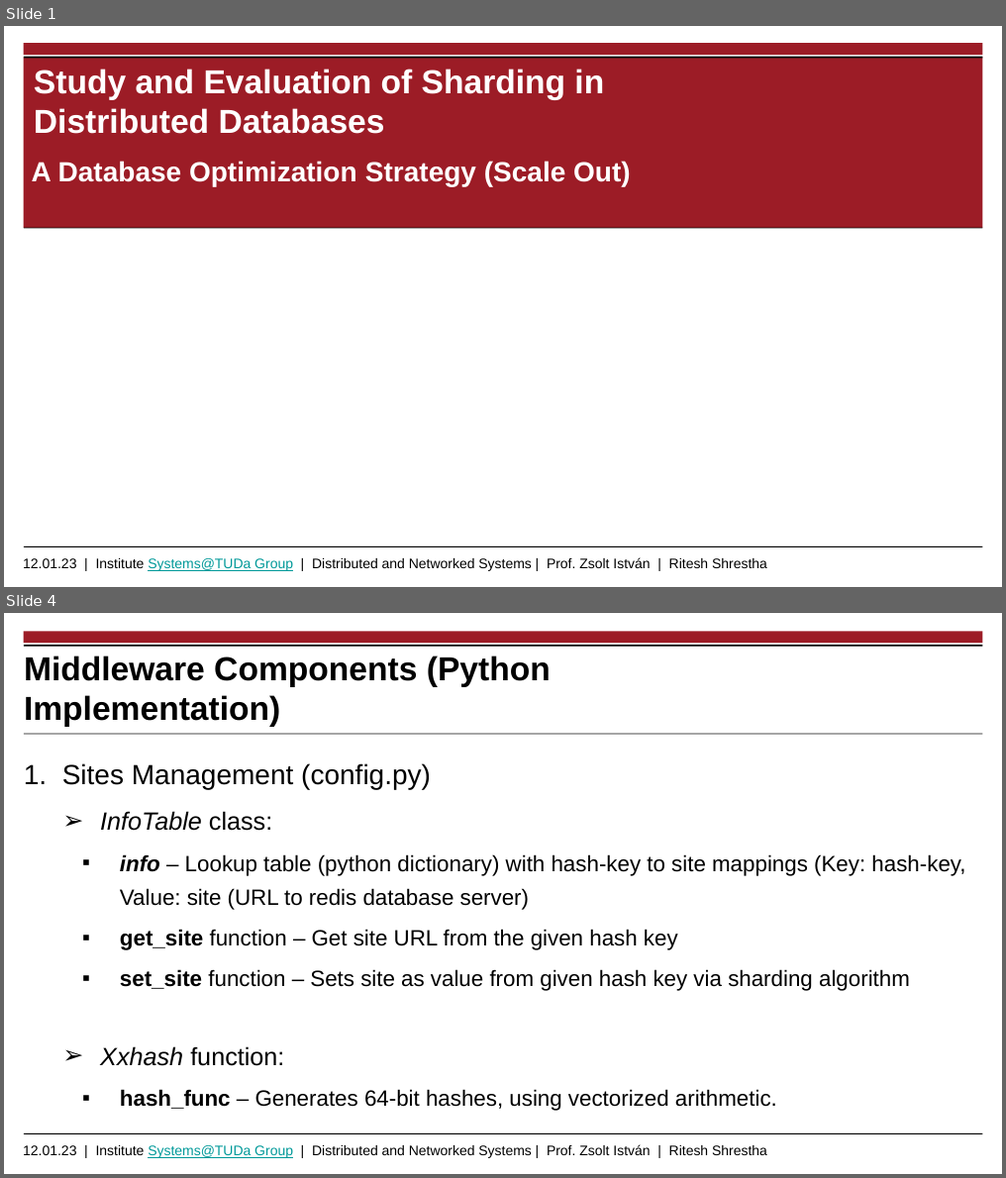
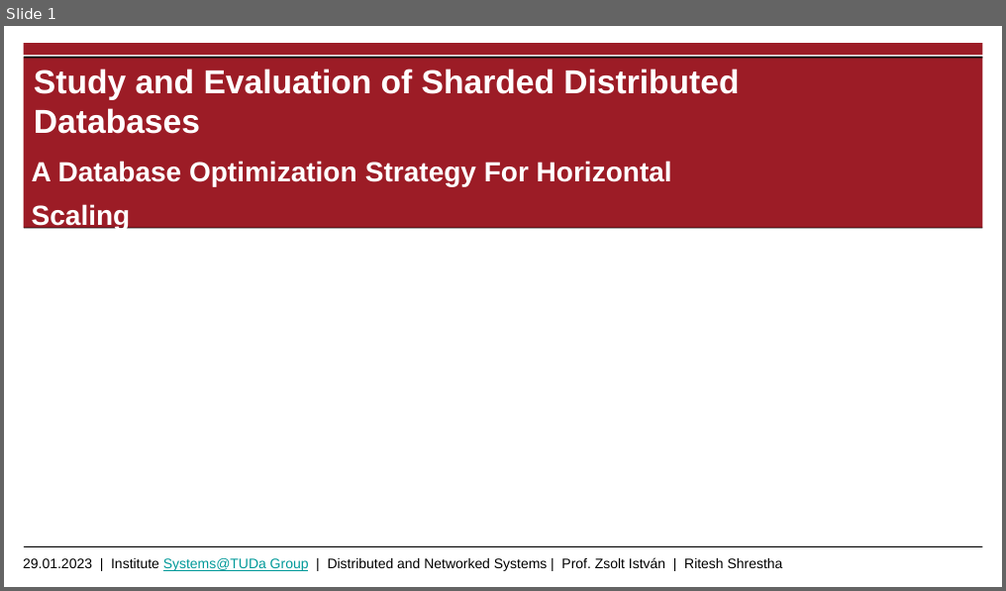
Before and after one commit to riteshCodes/sharded-distributed-databases, a slide deck: Documentation/Thesis_Presentation_Shrestha_Ritesh.pptx. Shown one above the other, each under a label of ours: slides 1 and 4 before the commit, slide 1 after it; the slides between them are not shown. The pictures are 1006x1178 and 1006x591 pixels, drawn with LibreOffice and Linux fonts; fonts in the diff are those of the drawing; background and template pictures are left out. Boxes give left, top, right and bottom in pixels: in the first picture for what was removed or moved away, otherwise in the second. Text is boxed around its words. In the diff, an @@ line names an element or a change of style, - is before the commit and + after.

```diff
--- a/Documentation/Thesis_Presentation_Shrestha_Ritesh.pptx
+++ b/Documentation/Thesis_Presentation_Shrestha_Ritesh.pptx
@@ slide 4 removed at [4,613,1002,1174], background #FFFFFF; not listed: 2 template elements that a slide beside it also shows @@
@@ rectangle removed at [24,631,983,643] @@
@@ line removed from (24, 645) to (983, 645) @@
@@ title removed at [24,656,550,727] @@
-Middleware Components (Python Implementation)
@@ line removed from (24, 734) to (983, 734) @@
@@ text removed at [24,763,965,1111] @@
-1. Sites Management (config.py)
-    ➢ InfoTable class:
-      ▪ info – Lookup table (python dictionary) with hash-key to site mappings (Key: hash-key, Value: site (URL to redis database server)
-      ▪ get_site function – Get site URL from the given hash key
-      ▪ set_site function – Sets site as value from given hash key via sharding algorithm
-    ➢ Xxhash function:
-      ▪ hash_func – Generates 64-bit hashes, using vectorized arithmetic.
@@ slide 1 changed as well @@
@@ title at [34,69,739,134]: text changed @@
-Study and Evaluation of Sharding in Distributed Databases
+Study and Evaluation of Sharded Distributed Databases
@@ subtitle at [32,161,672,230]: text changed @@
-A Database Optimization Strategy (Scale Out)
+A Database Optimization Strategy For Horizontal Scaling
@@ text at [23,558,783,571]: text changed @@
-12.01.23 | Institute Systems@TUDa Group | Distributed and Networked Systems | Prof. Zsolt István | Ritesh Shrestha
+29.01.2023 | Institute Systems@TUDa Group | Distributed and Networked Systems | Prof. Zsolt István | Ritesh Shrestha
```
Also in this commit, not shown: 1 other slide changed, 23 slides added, 3 other slides removed, 1 other file.
